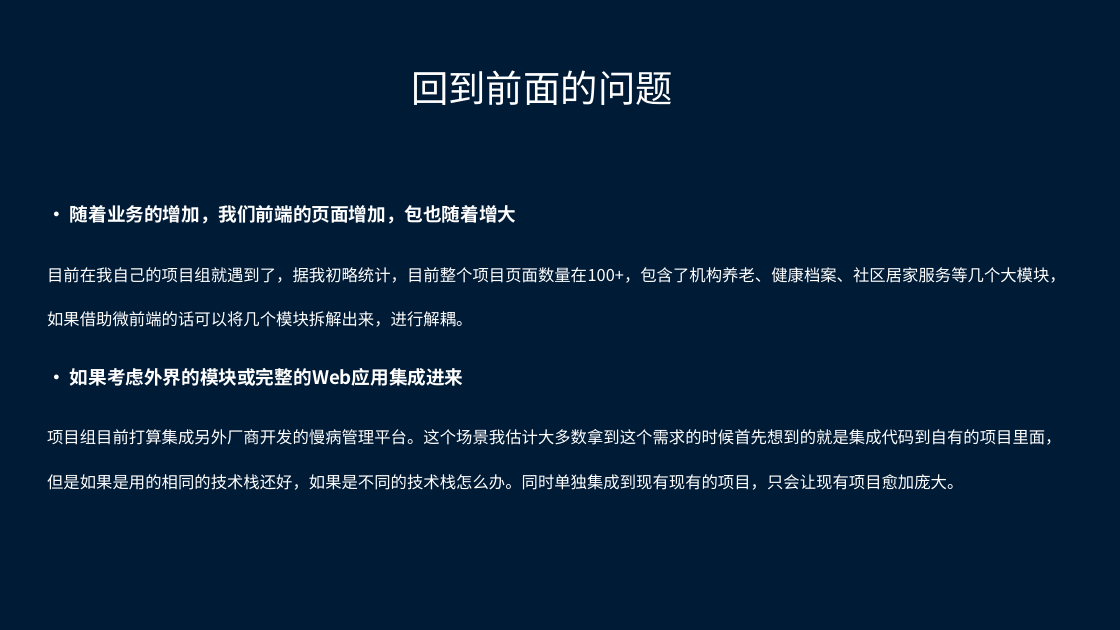
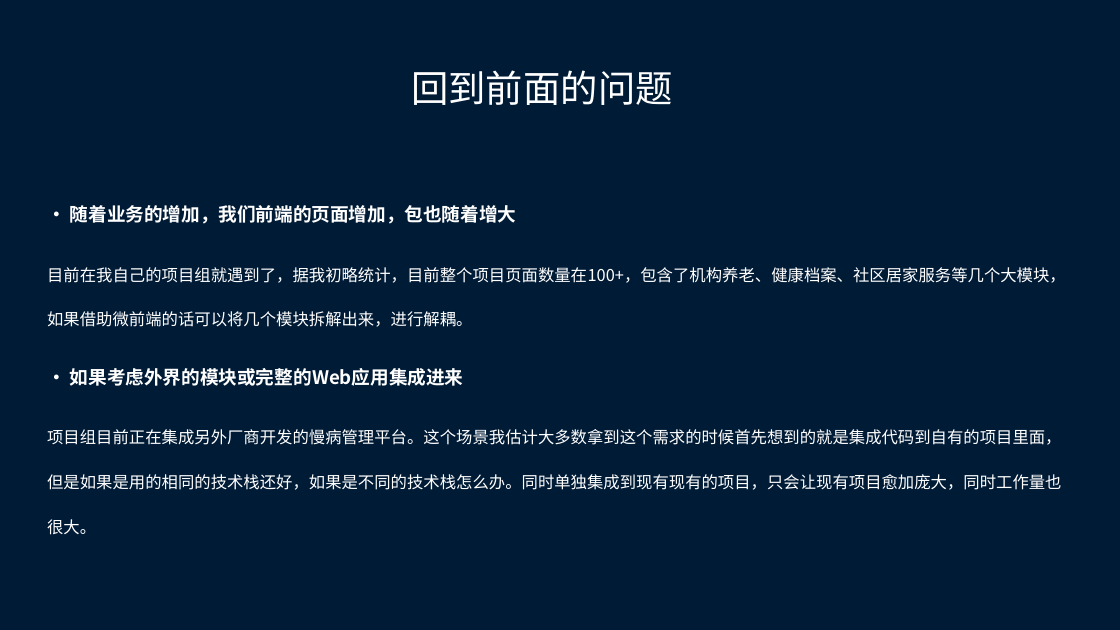
Before and after one commit to cookiepool/summary, a slide deck: slide 8 of 微前端.pptx. Drawn at 1120x630 pixels with LibreOffice and Linux fonts; fonts in the diff are those of the drawing. Boxes give left, top, right and bottom in pixels: in the first picture for what was removed or moved away, otherwise in the second. Text is boxed around its words. In the diff, an @@ line names an element or a change of style, - is before the commit and + after.

```diff
--- a/微前端.pptx
+++ b/微前端.pptx
@@ text at (47,429,1061,535): text changed @@
-项目组目前打算集成另外厂商开发的慢病管理平台。这个场景我估计大多数拿到这个需求的时候首先想到的就是集成代码到自有的项目里面，但是如果是用的相同的技术栈还好，如果是不同的技术栈怎么办。同时单独集成到现有现有的项目，只会让现有项目愈加庞大。
+项目组目前正在集成另外厂商开发的慢病管理平台。这个场景我估计大多数拿到这个需求的时候首先想到的就是集成代码到自有的项目里面，但是如果是用的相同的技术栈还好，如果是不同的技术栈怎么办。同时单独集成到现有现有的项目，只会让现有项目愈加庞大，同时工作量也很大。
```
Also in this commit, not shown: 3 other slides changed, 1 other file.
